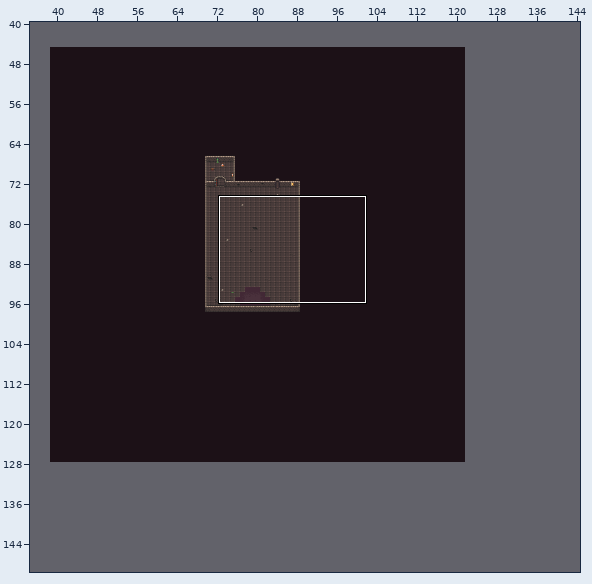
Level history. Tiled map: Maps/map5.tmx. Above, an overview of the earlier version with the close-up marked.
Close-up. As it was:
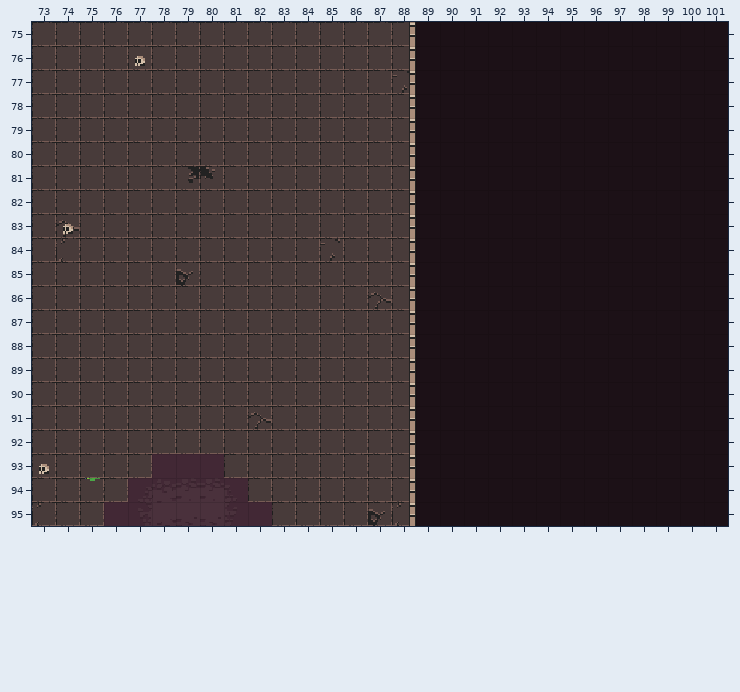
Cells are 16x16 px. Shown: x 73..101, y 75..95. The commit also changed other parts of the map, which this record leaves out. The old version is drawn lined up with the new one.
New version:
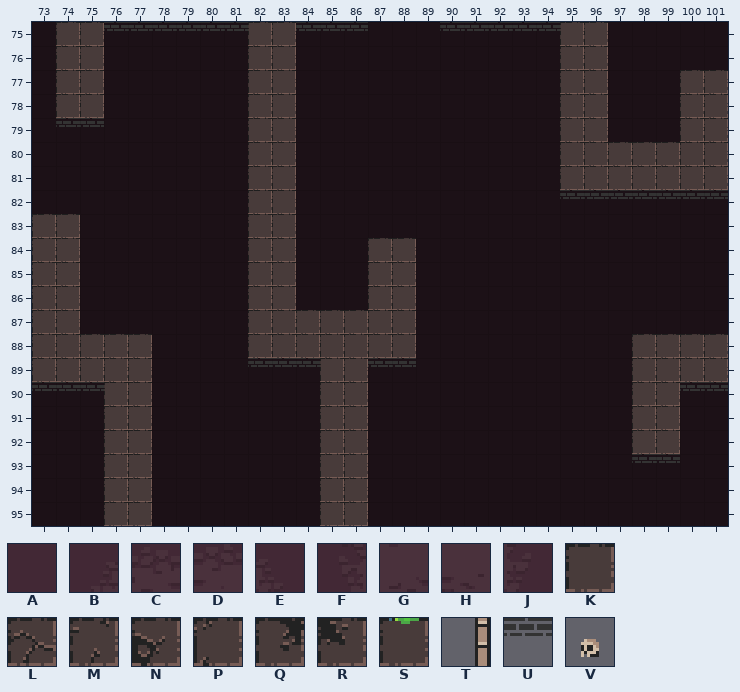
Key: from "Dungeon3-16x16-itens": A 50, B 96, C 97, D 98, E 99, F 112, G 113, H 114, J 115; from "Dungeon3-16x16-itens2": K 129, L 130, M 131, N 161, P 162, Q 193, R 194, S 196, T 256, U 262, V 462.
_ is an empty cell.
Tiles replaced or removed in this view: A, B, C, D, E, F, G, H, J, K, L, M, N, P, Q, R, S, T, V.
Change:
Changed rows in their new state; . is an unchanged cell.
map size 83x83 -> 150x150 cells (old content now starts at 39,45; both pictures use the new coordinates)
Layer "Ground":
first column x 73:
75 _..______.._____......KK.....
76 _..______.._____......KK.....
77 _..______.._____......KK...KK
78 _..______.._____......KK...KK
79 _________.._____......KK...KK
80 _________.._____......KKKKKKK
81 _________.._____......KKKKKKK
82 _________.._____.............
83 .K_______.._____.............
84 .K_______..___...............
85 .._______..___...............
86 .._______..___K..............
87 .._______....................
88 .....____................KKKK
89 ....._______..__.........KKKK
90 ___.._______..__.........KK..
91 ___.._______..__.........KK..
92 ___.._______..__.........KK..
93 ___.._______..__.............
94 ___.K_______..__.............
95 ___KK_______..__.............
Layer "Hole":
first column x 76:
75 UUUUUU..UUU...UUUUU
first column x 74:
79 UU..........................
82 .....................UUUUUUU
first column x 73:
89 .........UUU..UU.............
90 UUU........................UU
93 .........................UU..
Layer "Walls":
first column x 75:
75 ............._
76 ............._
77 ............._
78 ............._
79 ............._
80 ............._
81 ............._
82 ............._
83 ............._
84 ............._
85 ............._
86 ............._
87 ............._
88 ............._
89 ............._
90 ............._
91 ............._
92 ............._
93 ............._
94 _............_
95 ............._
Layer "Decoration":
first column x 77:
76 _
first column x 74:
83 _
first column x 81:
88 _
first column x 73:
93 _
Pixel boxes of the changes (left, top, right, bottom) in both close-ups:
changed: (32, 22, 416, 526)
added: (440, 22, 728, 199)
added: (632, 334, 728, 463)
